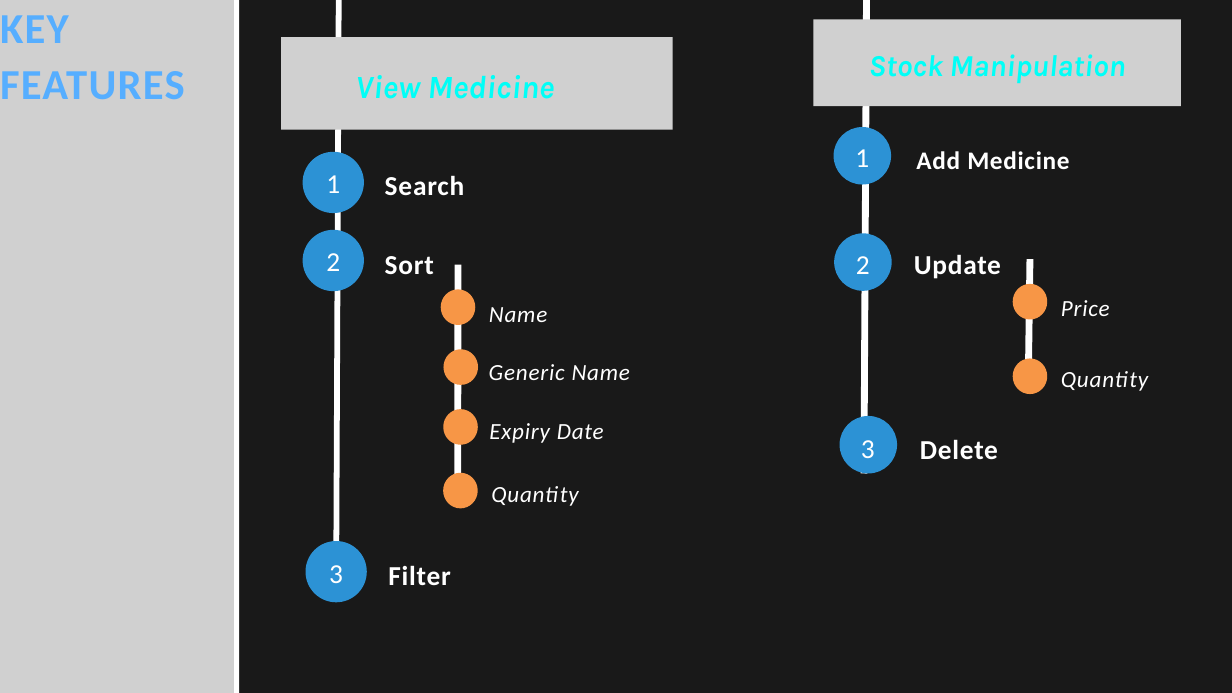
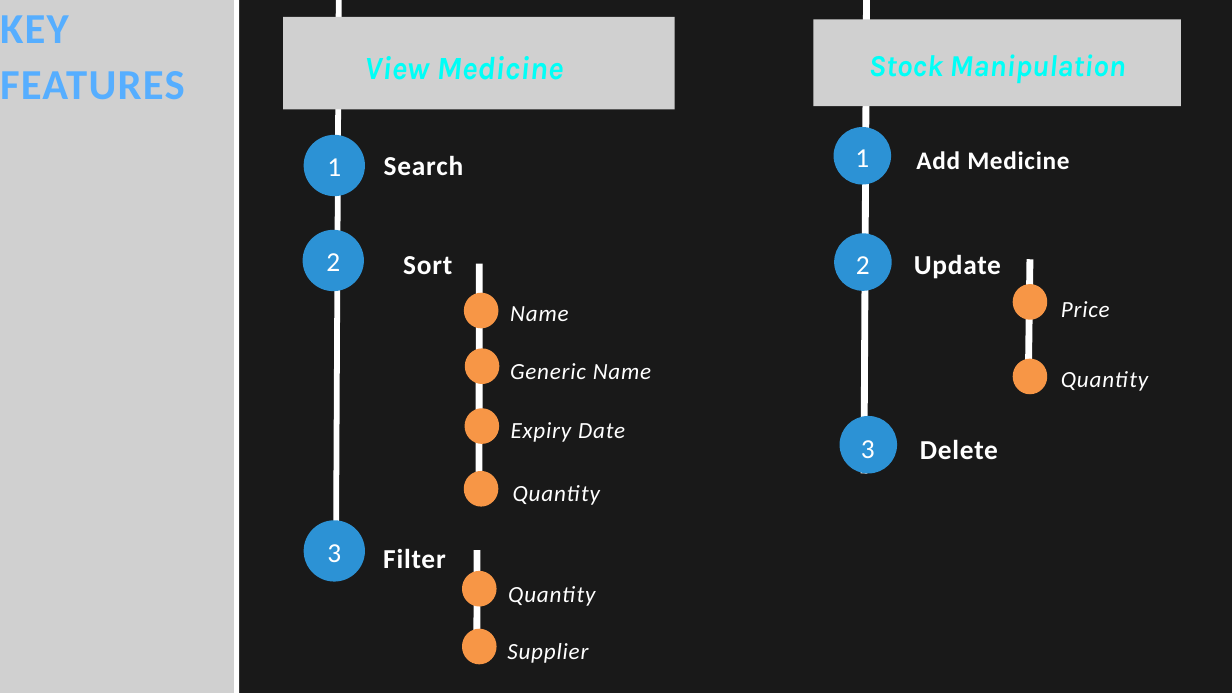
Before and after one commit to A-Piyas-04/PHARMASYNC, a slide deck: slide 3 of Progress Presentation/SPL Progress.pptx. Drawn at 1232x693 pixels with LibreOffice and Linux fonts; fonts in the diff are those of the drawing; grey boxes stand for pictures. Boxes give left, top, right and bottom in pixels: in the first picture for what was removed or moved away, otherwise in the second. Text is boxed around its words. In the diff, an @@ line names an element or a change of style, - is before the commit and + after.

```diff
--- a/Progress Presentation/SPL Progress.pptx
+++ b/Progress Presentation/SPL Progress.pptx
@@ line moved from (336, 588) - (339, 0) to (336, 571) - (339, 0) @@
@@ text "View Medicine": place and size @@
-text "View Medicine" at (355,75,554,99)
+text "View Medicine" at (364,56,563,80)
@@ freeform shape: place and size @@
-freeform shape at (302,152,363,213)
+freeform shape at (304,135,365,196)
@@ text "1": place and size @@
-text "1" at (326,175,340,193)
+text "1" at (327,158,341,176)
@@ freeform shape: place and size @@
-freeform shape at (440,290,475,325)
+freeform shape at (464,293,498,328)
@@ 5 texts, 3 freeform shapes, 1 line: place and size @@
-5 texts, 3 freeform shapes, 1 line at (385,256,630,508)
+5 texts, 3 freeform shapes, 1 line at (403,256,651,507)
@@ 2 texts, 1 picture, 1 freeform shape: place and size @@
-2 texts, 1 picture, 1 freeform shape at (282,37,673,602)
+2 texts, 1 picture, 1 freeform shape at (283,17,675,582)
@@ text "Filter": place and size @@
-text "Filter" at (388,565,451,585)
+text "Filter" at (383,548,446,569)
@@ line added from (477, 634) to (477, 550), #FFFFFF 8 pt @@
@@ freeform shape added at (462,571,496,607), fill #F79646 @@
@@ text added at (508,586,595,606), 27 pt, text #FFFFFF, italic @@
+Quantity
@@ freeform shape added at (462,629,496,665), fill #F79646 @@
@@ text added at (507,643,588,663), 27 pt, text #FFFFFF, italic @@
+Supplier
```
Also in this commit, not shown: 1 slide added, 2 other files.
